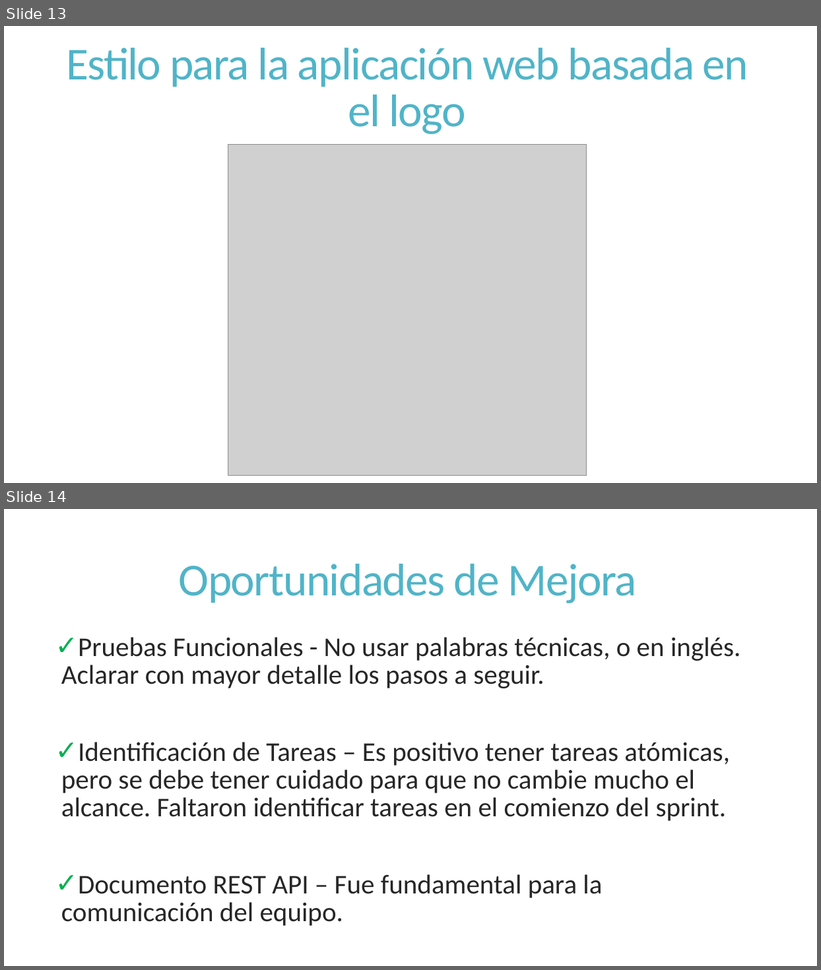
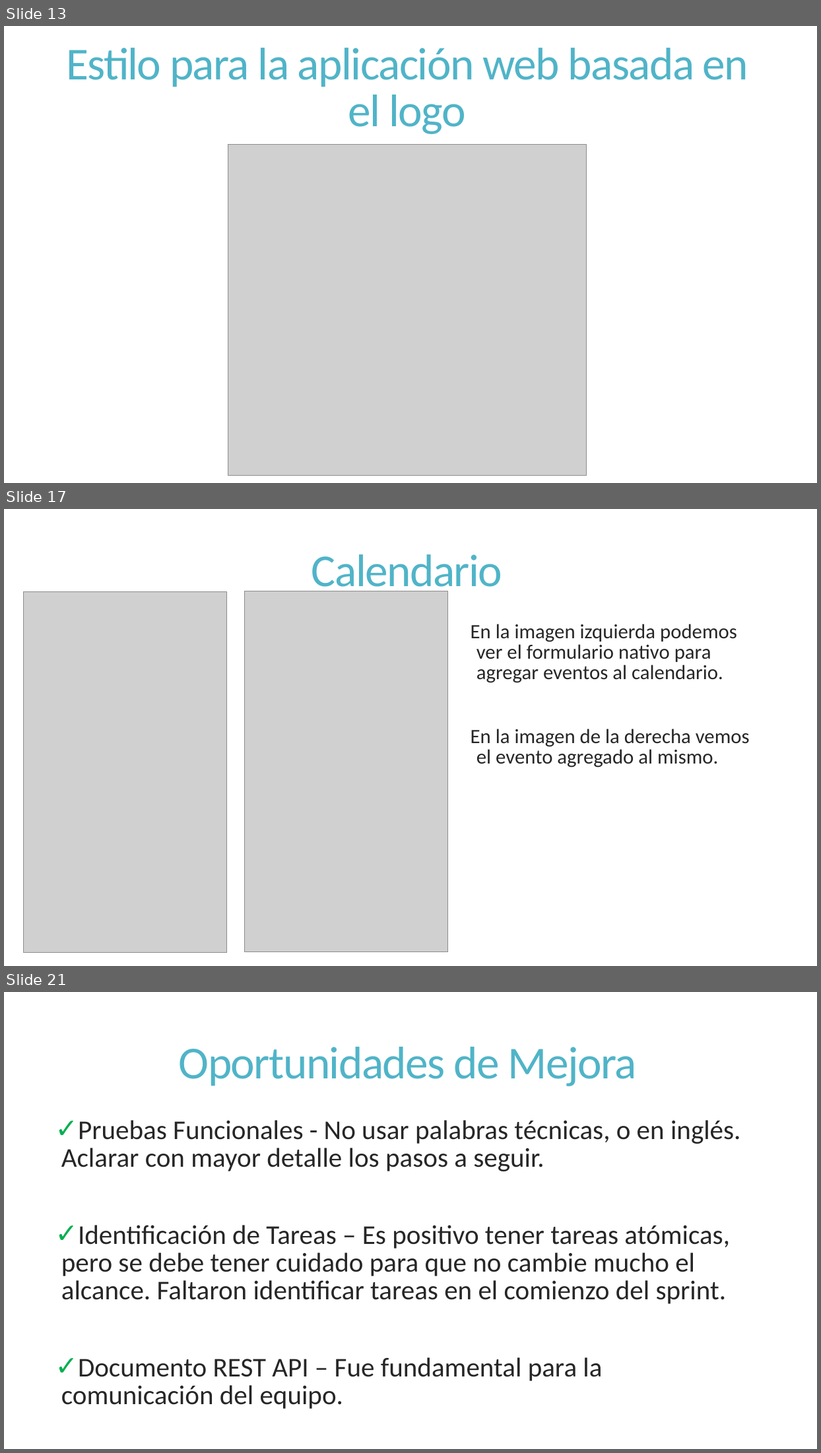
Before and after one commit to dschenkelman/a-malazan-wolvering, a slide deck: docs/Reuniones/Sprint 4/Reunion Formal 20131104/Reunion Formal.pptx. Shown one above the other, each under a label of ours: slides 13 and 14 before the commit, slides 13, 17 and 21 after it; the slides between them are not shown. The pictures are 821x970 and 821x1453 pixels, drawn with LibreOffice and Linux fonts; fonts in the diff are those of the drawing; grey boxes stand for pictures. Boxes give left, top, right and bottom in pixels: in the first picture for what was removed or moved away, otherwise in the second. Text is boxed around its words. In the diff, an @@ line names an element or a change of style, - is before the commit and + after.

```diff
--- a/docs/Reuniones/Sprint 4/Reunion Formal 20131104/Reunion Formal.pptx
+++ b/docs/Reuniones/Sprint 4/Reunion Formal 20131104/Reunion Formal.pptx
@@ slide 17 added at [4, 509, 817, 966], background #FFFFFF @@
@@ title added at [312, 555, 502, 597], 54 pt, text #50B4C8 @@
+Calendario
@@ picture added at [23, 592, 226, 953] @@
@@ picture added at [244, 591, 448, 953] @@
@@ text added at [471, 624, 750, 768], 24 pt, text #262626 @@
+En la imagen izquierda podemos ver el formulario nativo para agregar eventos al calendario.
+En la imagen de la derecha vemos el evento agregado al mismo.
@@ what was slide 14 is now slide 21 @@
```
Also in this commit, not shown: 6 other slides added.
